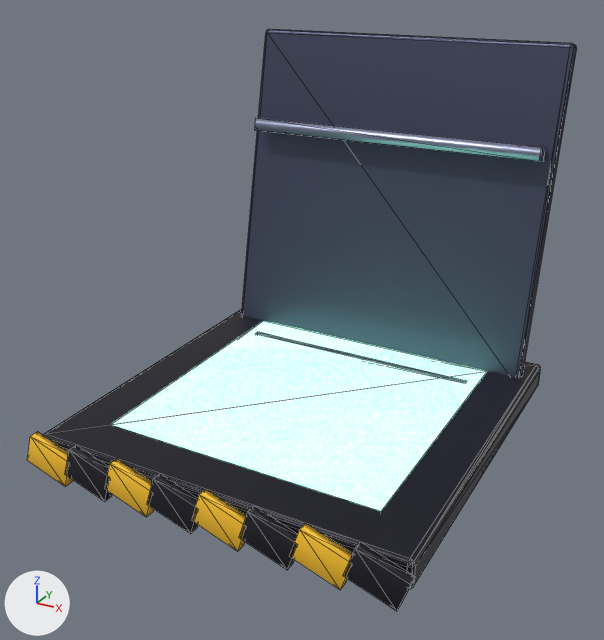
Before and after pictures for a commit that changed the glTF model art/models/neon_hatch.glb.
One viewpoint serves both versions: a 50 mm lens placed at (1.51, -2.82, 1.88), pointed at (0.0, -0.07, 0.51). Every picture has the same lights, and +X, +Y and +Z are marked at lower left. The picture after the commit comes second. Mesh edges are drawn as thin lines.

Objects in the first picture: 'Hatch'.
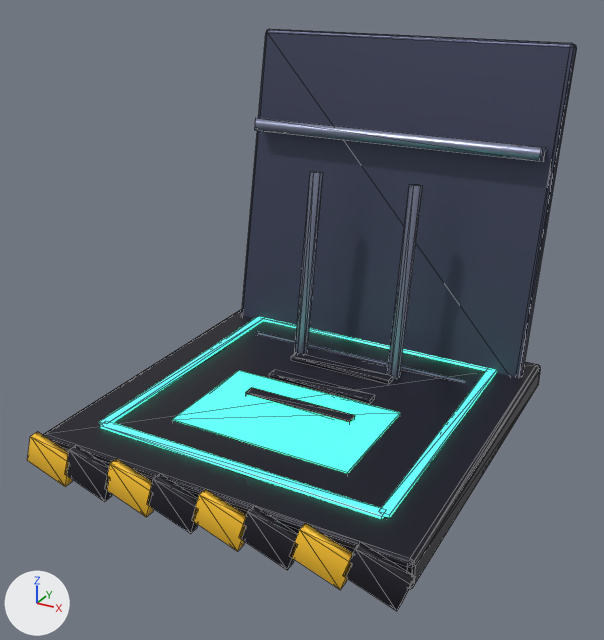
Where the change shows, as pixel boxes [x1, y1, x2, y2] in the pictures (604 x 640 px):
'Hatch', recoloured, surface changed, reshaped (darker)
    both: [27, 29, 577, 611]
part 1 of me_hatch, added
    after: [291, 352, 393, 383]
part 2 of me_hatch, added
    after: [269, 369, 375, 402]
part 3 of me_hatch, added
    after: [246, 387, 355, 423]
part 4 of me_hatch, added (green)
    after: [172, 370, 400, 473]
part 5 of me_hatch, added
    after: [295, 172, 323, 355]
part 6 of me_hatch, added
    after: [387, 184, 423, 378]
part 7 of me_hatch, added
    after: [100, 421, 385, 519]
part 8 of me_hatch, added
    after: [260, 317, 490, 371]
part 9 of me_hatch, added
    after: [99, 317, 263, 425]
part 10 of me_hatch, added
    after: [379, 369, 497, 518]
part 11 of me_hatch, deleted
    before: [111, 321, 487, 511]

The edits, one by one:
Material 'HatchGlow' (mat_hatchglow) changes colour from green #9fffd0 to green #3fe0b0; in linear values from (0.347, 1.0, 0.631) to (0.0497, 0.745, 0.434).
In material 'HatchGlow' (mat_hatchglow), emission_color goes from (0.347, 1.0, 0.631) (green #9fffd0) to (0.0646, 0.969, 0.564) (green #48fbc6).
In material 'HatchGlow' (mat_hatchglow), emission_strength goes from 2.4 to 1.0.
Material 'HatchRim' (mat_hatchrim) is new.
Its base color is (0.0497, 0.745, 0.434) (green #3fe0b0).
Its roughness is 0.3.
Its emission color is (0.0667, 1.0, 0.582) (green #49ffc9).
Its emission strength is 1.491.
Material 'HatchShaft' (mat_hatchshaft) is new.
Its base color is (0.00605, 0.0307, 0.0423) (dark cyan #12313a).
Its roughness is 0.6.
Its emission color is (0.00302, 0.0154, 0.0212) (black #0a2128).
Its emission strength is 1.0.
me_hatch is used by ob_hatch; location (0.0, 0.0, 0.0).
me_hatch had 212 vertices, 368 faces and spanned x -0.82..0.82, y -0.86..0.96, z -0.03..1.54.
me_hatch now has 300 vertices, 504 faces and spans x -0.82..0.82, y -0.86..0.96, z -0.03..1.54.
me_hatch part 1: a new loose piece, a box spanning x -0.25..0.25, y 0.275..0.325, z 0.115..0.135, in mat_steeldark (black #24232f).
me_hatch part 2: a new loose piece, a box spanning x -0.25..0.25, y 0.075..0.125, z 0.115..0.135, in mat_steeldark (black #24232f).
me_hatch part 3: a new loose piece, a box spanning x -0.25..0.25, y -0.125..-0.075, z 0.115..0.135, in mat_steeldark (black #24232f).
me_hatch part 4: a new loose piece, a box spanning x -0.4..0.4, y -0.45..0.05, z 0.105..0.125, in mat_hatchglow (green #3fe0b0, glowing green #48fbc6).
me_hatch part 5: the loose piece of 12 vertices spanning x -0.55..0.55, y 0.42..0.47, z 0.08..0.12 is copied, and the copy is multiplied about its middle by the matrix ((0.0, 0.0, -0.864), (0.15, 0.851, 0.0), (0.851, -0.15, 0.0)), then moved by (-0.24, -0.03, 0.4); it spans x -0.27..-0.21, y 0.31..0.53, z 0.03..0.97.
me_hatch part 6: the loose piece of 12 vertices spanning x -0.55..0.55, y 0.42..0.47, z 0.08..0.12 is copied, and the copy is multiplied about its middle by the matrix ((0.0, 0.0, -0.864), (0.15, 0.851, 0.0), (0.851, -0.15, 0.0)), then moved by (0.24, -0.03, 0.4); it spans x 0.21..0.27, y 0.31..0.53, z 0.03..0.97.
me_hatch part 7: a new loose piece, a box spanning x -0.62..0.62, y -0.64..-0.6, z 0.103..0.133, in mat_hatchrim (green #3fe0b0, glowing green #49ffc9).
me_hatch part 8: a new loose piece, a box spanning x -0.62..0.62, y 0.6..0.64, z 0.103..0.133, in mat_hatchrim (green #3fe0b0, glowing green #49ffc9).
me_hatch part 9: a new loose piece, a box spanning x -0.64..-0.6, y -0.62..0.62, z 0.103..0.133, in mat_hatchrim (green #3fe0b0, glowing green #49ffc9).
me_hatch part 10: a new loose piece, a box spanning x 0.6..0.64, y -0.62..0.62, z 0.103..0.133, in mat_hatchrim (green #3fe0b0, glowing green #49ffc9).
me_hatch part 11: the loose piece of 8 vertices spanning x -0.6..0.6, y -0.6..0.6, z 0.08..0.12 is deleted.
Other edits to the shape of me_hatch do not show in these pictures.
me_hatch gains material mat_hatchshaft (dark cyan #12313a).
me_hatch gains material mat_hatchrim (green #3fe0b0, glowing green #49ffc9).
